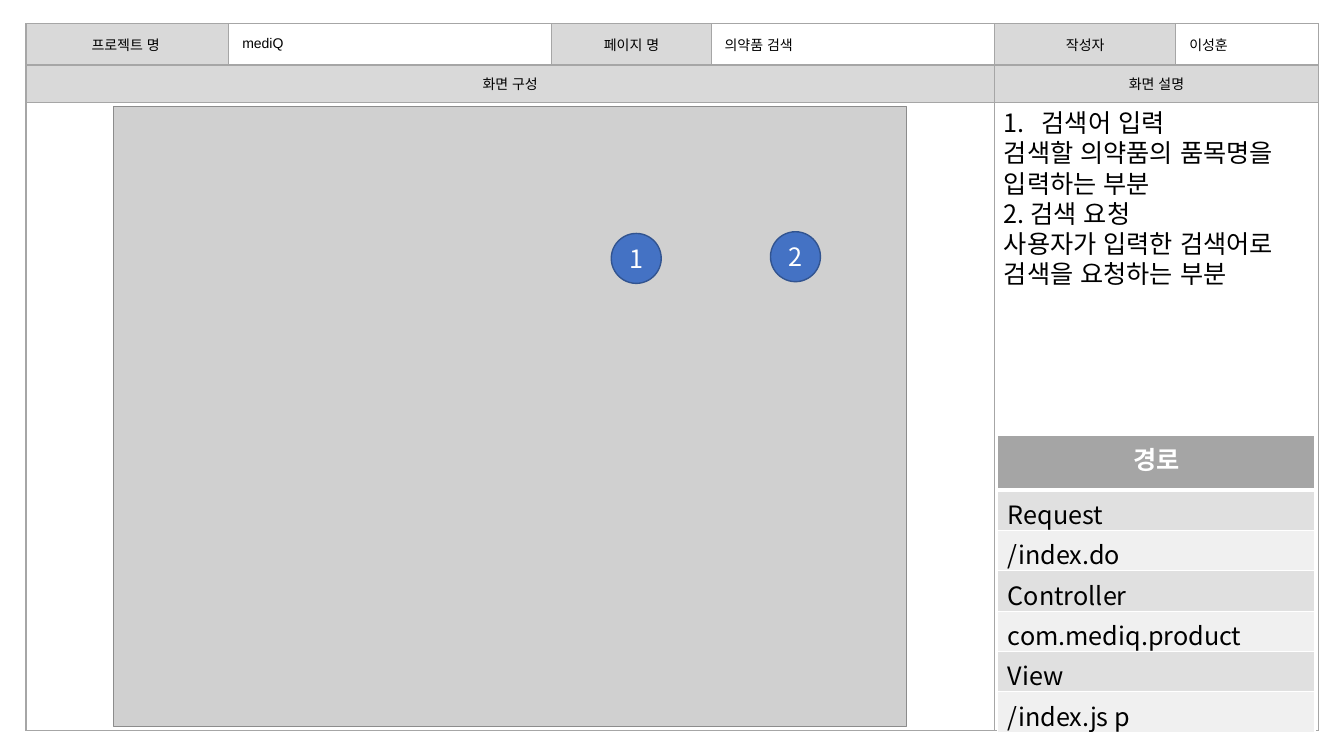
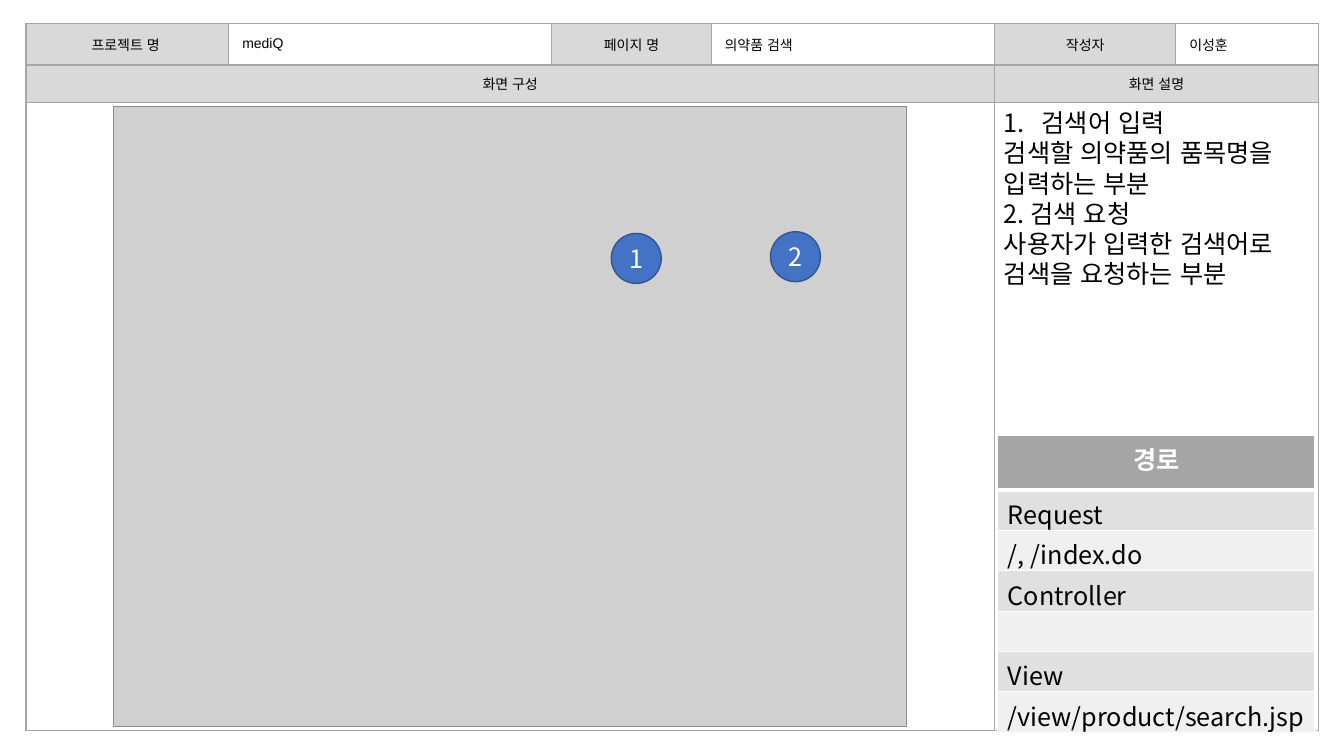
Before and after one commit to burnyst/mediQ, a slide deck: slide 1 of doc/0빅데이터분석프로젝트(공용)/[06] 스토리보드.pptx. Drawn at 1344x756 pixels with LibreOffice and Linux fonts; fonts in the diff are those of the drawing; grey boxes stand for pictures. Boxes give left, top, right and bottom in pixels: in the first picture for what was removed or moved away, otherwise in the second. Text is boxed around its words. In the diff, an @@ line names an element or a change of style, - is before the commit and + after.

```diff
--- a/doc/0빅데이터분석프로젝트(공용)/[06] 스토리보드.pptx
+++ b/doc/0빅데이터분석프로젝트(공용)/[06] 스토리보드.pptx
@@ table at [998,436,1316,736] @@
-row 3, column 1: /index.do
+row 3, column 1: /, /index.do
-row 5, column 1: com.mediq.product
+row 5, column 1: 
-row 7, column 1: /index.js p
+row 7, column 1: /view/product/search.jsp
```
Also in this commit, not shown: 24 other slides changed, 1 other file.
